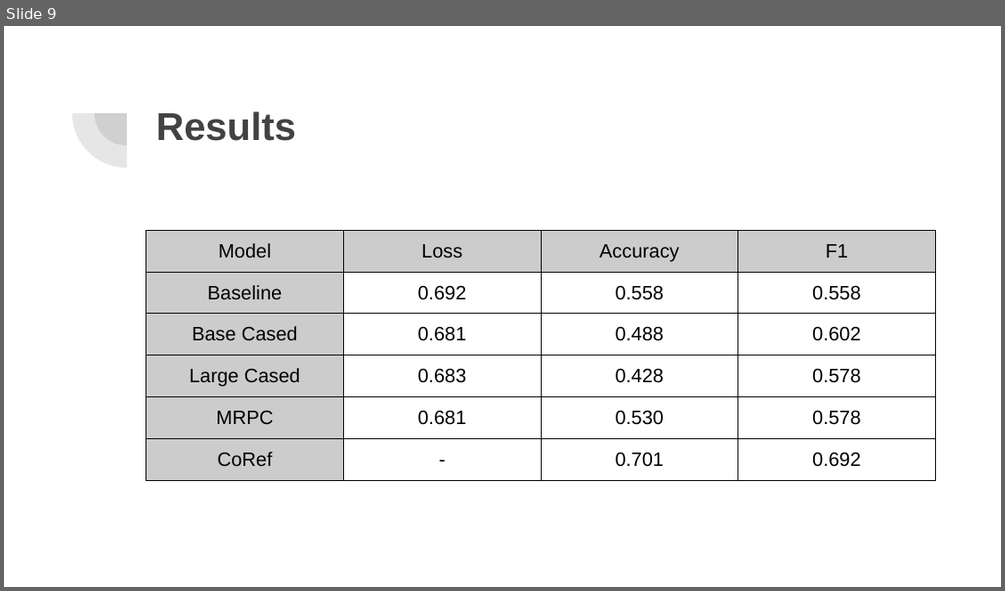
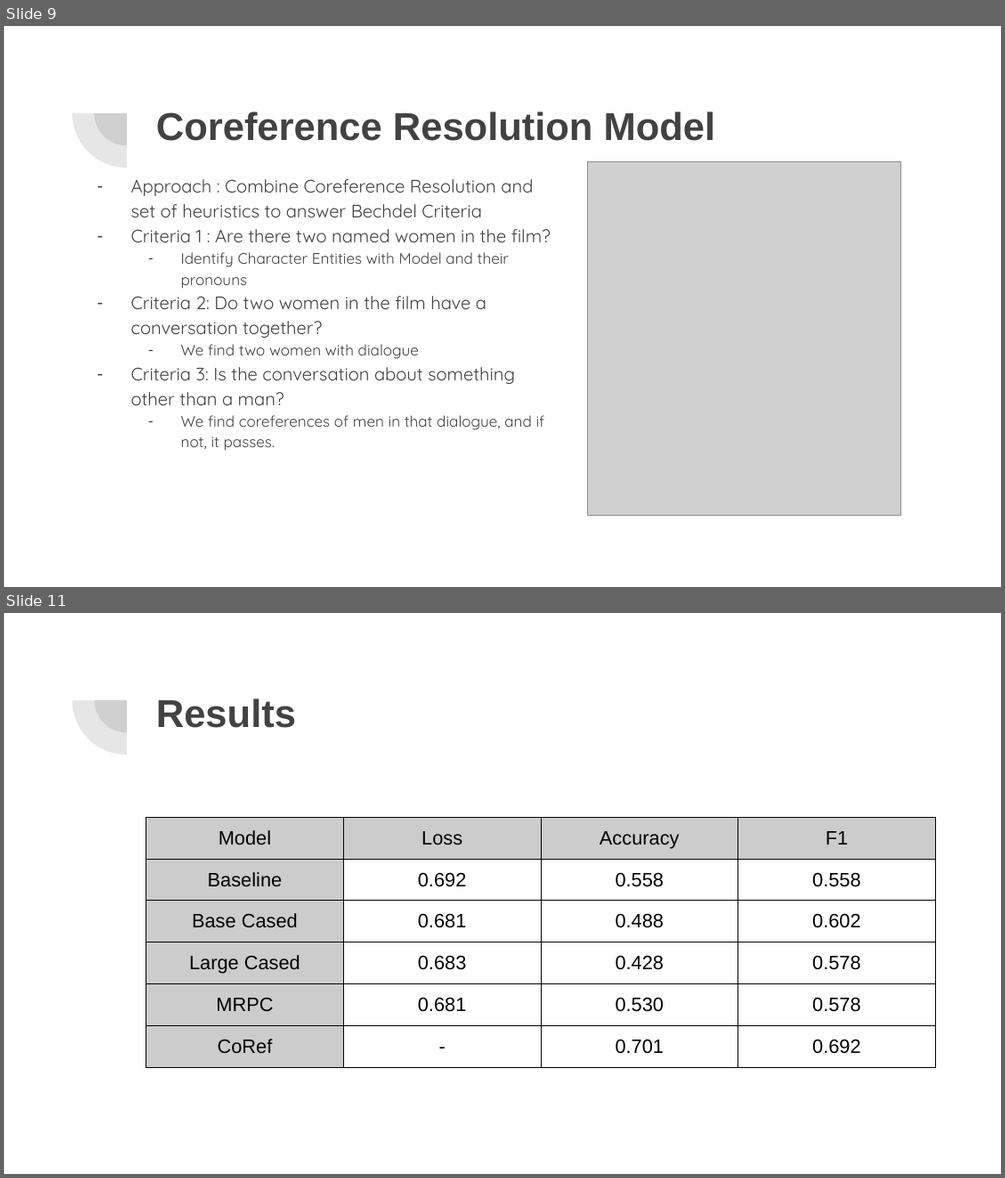
Before and after one commit to zfenton/W266_Final, a slide deck: Final Presentation.pptx. Shown one above the other, each under a label of ours: slide 9 before the commit, slides 9 and 11 after it; the slides between them are not shown. The pictures are 1005x591 and 1005x1178 pixels, drawn with LibreOffice and Linux fonts; fonts in the diff are those of the drawing; grey boxes stand for pictures. Boxes give left, top, right and bottom in pixels: in the first picture for what was removed or moved away, otherwise in the second. Text is boxed around its words. In the diff, an @@ line names an element or a change of style, - is before the commit and + after.

```diff
--- a/Final Presentation.pptx
+++ b/Final Presentation.pptx
@@ slide 9 added at (4, 26, 1001, 587), background #FFFFFF; not listed: 2 template elements that a slide beside it also shows @@
@@ title added at (156, 111, 716, 141), 28 pt, text #424242, bold @@
+Coreference Resolution Model
@@ text added at (131, 179, 550, 451), 13 pt, text #424242 @@
+– Approach : Combine Coreference Resolution and set of heuristics to answer Bechdel Criteria
+– Criteria 1 : Are there two named women in the film?
+  – Identify Character Entities with Model and their pronouns
+– Criteria 2: Do two women in the film have a conversation together?
+  – We find two women with dialogue
+– Criteria 3: Is the conversation about something other than a man?
+  – We find coreferences of men in that dialogue, and if not, it passes.
@@ picture added at (588, 162, 901, 516) @@
@@ what was slide 9 is now slide 11 @@
```
Also in this commit, not shown: 4 slides changed, 2 other slides added, 1 slide removed.
